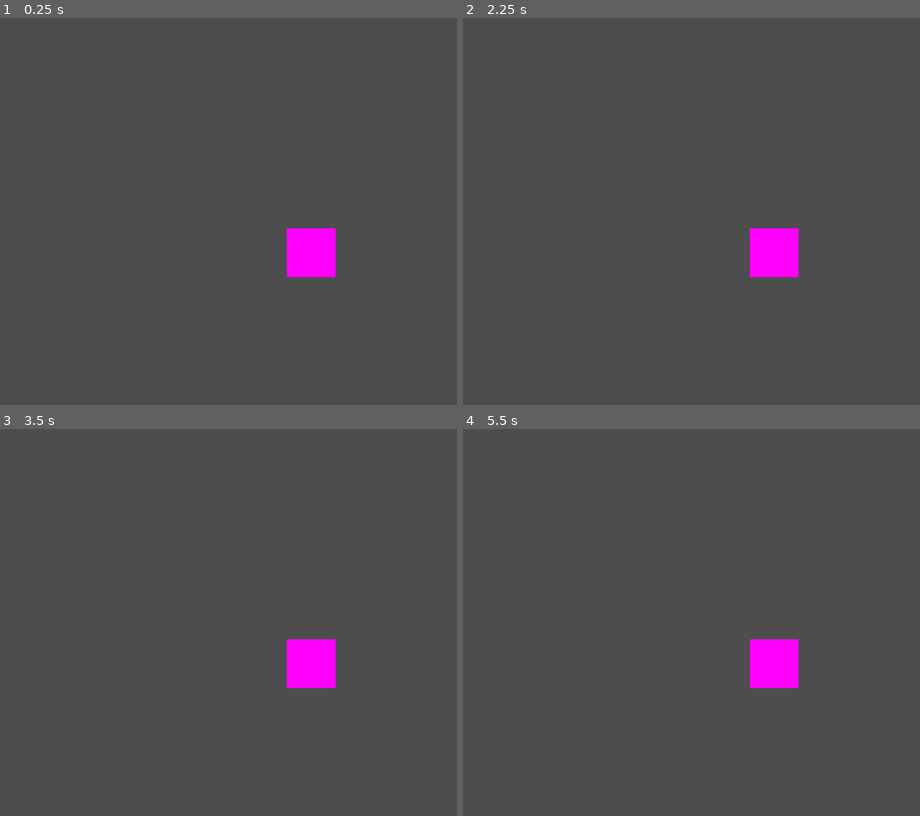
Above: before the commit, frames 1-4 (two rows, left to right).
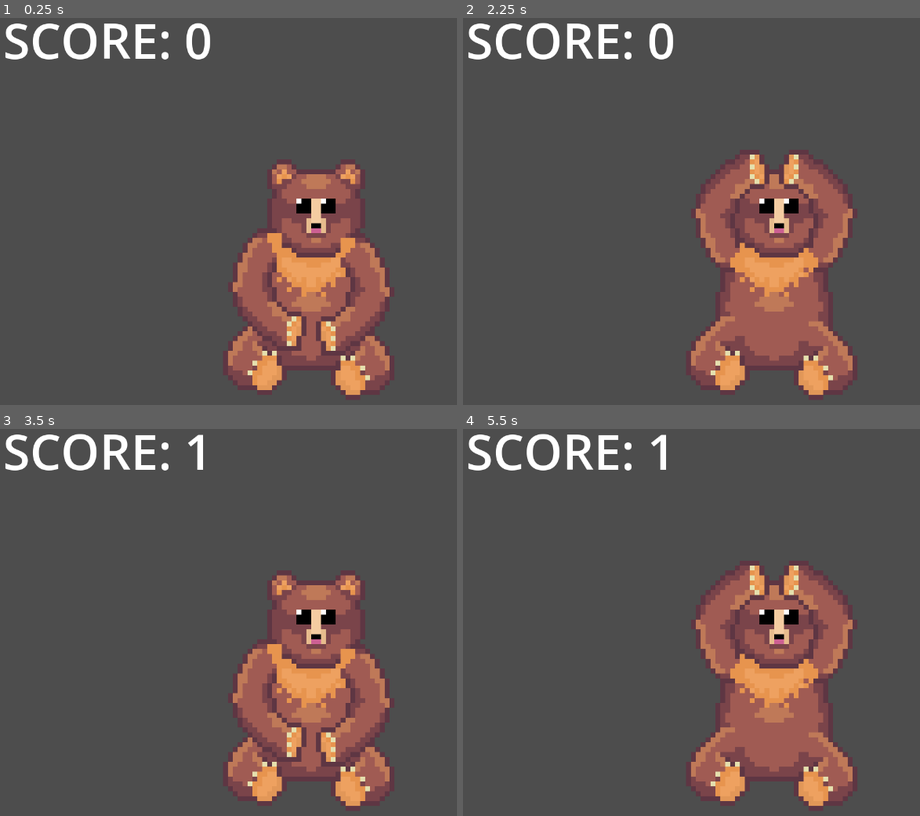
Above: after the commit, the same moments.

Repository: Sondrejk/first_day_at_the_dyrepark
Game: Godot game, scene res://DansMedBjørner/Scenes/DansMedBjørnen.tscn
The game is run twice, just before and just after one commit, with the same random seed, the same clock (stepped at 60 frames per second) and the same inputs. This scene is started directly instead of the project's main scene.
Inputs:
- Up to frame 1 (0.25 s): no input
- Up to frame 2 (2.25 s): tap Enter at 0.5, 2 s; hold D (right) 0.53-1.28 s; tap O at 0.6, 1.55, 2.1 s; tap I at 0.8, 1.35 s; tap Space at 1.25 s; hold S (down) 1.28-2.03 s; hold D (right) from 2.03 s (still down)
- Up to frame 3 (3.5 s): tap I at 2.3, 2.85 s; release D (right) at 2.78 s; hold W (up) from 2.78 s (still down); tap O at 3.05 s
- Up to frame 4 (5.5 s): release W (up) at 3.53 s; hold A (left) 3.53-5.03 s; tap O at 3.6, 4.55, 5.1 s; tap I at 3.8, 4.35, 5.3 s; tap Space at 4.25 s; hold S (down) from 5.03 s (still down)

The runs differ from the first frame. In frame 1, 16% of the frame differs, in the area x 1-86%, y 1-98%; in frame 2, 17%; in frame 3, 16%; in frame 4, 17%.

Commit message:
Finished MVP of DansMedBjørnene
There is now a bear that dances and a player that can dance after.
Game over is handled and also a score

Diff:
--- /dev/null
+++ b/First Day At The Dyrepark/DansMedBjørner/Scenes/DancingPlayer.gd
@@ -0,0 +1,33 @@
+extends Node2D
+
+@onready var bear = $"../DancingBear"	# Connection to the bear node to get the dance info
+@onready var game_manager = $".."
+var player_dance_moves : Array			# Growing array of the players dance moves
+
+func _process(_delta):
+	if game_manager.is_game_active:
+		# Appends the moves the player does to a list
+		if bear.player_turn:
+			if Input.is_action_just_pressed("up"):
+				player_dance_moves.append(bear.possible_dance_moves[0])
+				print(player_dance_moves)
+			if Input.is_action_just_pressed("down"):
+				player_dance_moves.append(bear.possible_dance_moves[1])
+				print(player_dance_moves)
+			if Input.is_action_just_pressed("left"):
+				player_dance_moves.append(bear.possible_dance_moves[2])
+				print(player_dance_moves)
+			if Input.is_action_just_pressed("right"):
+				player_dance_moves.append(bear.possible_dance_moves[3])
+				print(player_dance_moves)
+
+			# Conditions to check if fance is completed or if a wrong move is done
+			if player_dance_moves != []:
+				if player_dance_moves == bear.bear_dance_moves:
+					player_dance_moves = []
+					bear.player_turn = false
+					bear.add_random_dance_move()
+					game_manager.add_score(1)
+				elif player_dance_moves[-1] != bear.bear_dance_moves[len(player_dance_moves)-1]:
+					player_dance_moves = []
+					game_manager.game_over()
--- a/First Day At The Dyrepark/DansMedBjørner/Scenes/DansMedBjørnen.tscn
+++ b/First Day At The Dyrepark/DansMedBjørner/Scenes/DansMedBjørnen.tscn
@@ -1,17 +1,81 @@
-[gd_scene load_steps=4 format=3 uid="uid://2vskchnd50cw"]
+[gd_scene load_steps=8 format=3 uid="uid://2vskchnd50cw"]
 
 [ext_resource type="Script" path="res://DansMedBjørner/Scripts/DansMedBjørnenManager.gd" id="1_b04rf"]
 [ext_resource type="Script" path="res://DansMedBjørner/Scripts/DancingBear.gd" id="2_vs3ym"]
+[ext_resource type="Texture2D" uid="uid://cno2rs6tnn0rv" path="res://DansMedBjørner/Sprites/Bear_Dancing.png" id="2_xsbih"]
+[ext_resource type="Script" path="res://DansMedBjørner/Scenes/DancingPlayer.gd" id="3_p81bm"]
 
-[sub_resource type="PlaceholderTexture2D" id="PlaceholderTexture2D_1j7of"]
-size = Vector2(100, 100)
+[sub_resource type="LabelSettings" id="LabelSettings_lanfp"]
+font_size = 100
+
+[sub_resource type="LabelSettings" id="LabelSettings_8ykrf"]
+line_spacing = 0.0
+font_size = 100
+
+[sub_resource type="LabelSettings" id="LabelSettings_mfm4q"]
+line_spacing = 0.0
+font_size = 40
 
 [node name="DansMedBjørner" type="Node2D"]
 script = ExtResource("1_b04rf")
 dyrehage_scene = "res://Dyrepark/Scenes/Main.tscn"
 
 [node name="DancingBear" type="Sprite2D" parent="."]
-texture = SubResource("PlaceholderTexture2D_1j7of")
+scale = Vector2(10, 10)
+texture = ExtResource("2_xsbih")
+hframes = 5
 script = ExtResource("2_vs3ym")
 
+[node name="DancingPlayer" type="Node2D" parent="."]
+script = ExtResource("3_p81bm")
+
 [node name="Camera2D" type="Camera2D" parent="."]
+
+[node name="ScoreText" type="Label" parent="."]
+offset_left = -629.0
+offset_top = -502.0
+offset_right = -202.0
+offset_bottom = -362.0
+text = "SCORE: 0"
+label_settings = SubResource("LabelSettings_lanfp")
+metadata/_edit_use_anchors_ = true
+
+[node name="GameOverScreen" type="VBoxContainer" parent="."]
+visible = false
+anchors_preset = 8
+anchor_left = 0.5
+anchor_top = 0.5
+anchor_right = 0.5
+anchor_bottom = 0.5
+offset_left = -287.0
+offset_top = -150.5
+offset_right = 287.0
+offset_bottom = 150.5
+grow_horizontal = 2
+grow_vertical = 2
+
+[node name="GameOverText" type="Label" parent="GameOverScreen"]
+layout_mode = 2
+text = "GAME OVER"
+label_settings = SubResource("LabelSettings_8ykrf")
+
+[node name="GameOverScoreText" type="Label" parent="GameOverScreen"]
+layout_mode = 2
+text = "SCORE: 0"
+label_settings = SubResource("LabelSettings_mfm4q")
+horizontal_alignment = 1
+
+[node name="RestartGame" type="Button" parent="GameOverScreen"]
+layout_mode = 2
+text = "Spill Igjen"
+
+[node name="QuitToDyrehage" type="Button" parent="GameOverScreen"]
+layout_mode = 2
+text = "Til Dyrehagen"
+
+[node name="QuitToMenu" type="Button" parent="GameOverScreen"]
+layout_mode = 2
+text = "Til Hovedmenyen"
+
+[connection signal="button_down" from="GameOverScreen/RestartGame" to="." method="_on_restart_game_button_down"]
+[connection signal="button_down" from="GameOverScreen/QuitToDyrehage" to="." method="_on_quit_to_dyrehage_button_down"]
--- a/First Day At The Dyrepark/DansMedBjørner/Scripts/DancingBear.gd
+++ b/First Day At The Dyrepark/DansMedBjørner/Scripts/DancingBear.gd
@@ -1,13 +1,19 @@
 extends Sprite2D
 
-var possible_dance_moves : Array = ["Left", "Right", "Up", "Down"]		# Constant array of the possible moves to be added to the dance
-var start_position : Vector2 = Vector2(0, 0)							# Starting position
-var bear_dance_moves : Array				# Growing array that decides the moves in the dance
-var executed_moves : int = 0				# The number of moves in the current dance done
-var idle_next_move : bool = false			# Decides if the next move should be idle
-var time_between_moves : float = 0.25		# Time between each move
-var time_between_dances : float = 1.0		# Time between each dance
-var timer : float = time_between_dances		# Timer that enables the loop in the process function
+# Nodes
+@onready var game_manager = $".."
+
+# Variables
+@export var possible_dance_moves : Array = ["Up", "Down", "Left", "Right"]		# Constant array of the possible moves to be added to the dance
+@export var bear_dance_moves : Array			# Growing array that decides the moves in the dance
+@export var player_turn : bool = false			# Decides if the player should get input
+var start_position : Vector2 = Vector2(0, 0)	# Starting position
+var number_of_executed_moves : int = 0			# The number of moves in the current dance done
+var idle_next_move : bool = false				# Decides if the next move should be idle
+var time_between_moves : float = 0.5			# Time between each move
+var time_between_dances : float = 2.0			# Time between each dance
+var timer : float = time_between_dances			# Timer that enables the loop in the process function
+
 
 # Function to append a random dance move from the possible ones to the bear dance move list
 func add_random_dance_move():
@@ -15,36 +21,39 @@
 
 # Executes a certain move given a list and number
 func execute_move(list_of_moves, num):
-	if list_of_moves[num-1] == "Up":
-		position.y -= 30
-	if list_of_moves[num-1] == "Down":
-		position.y += 30
-	if list_of_moves[num-1] == "Left":
-		position.x -= 30
-	if list_of_moves[num-1] == "Right":
-		position.x += 30
+	if list_of_moves[num-1] == possible_dance_moves[0]:
+		frame = 4
+	if list_of_moves[num-1] == possible_dance_moves[1]:
+		frame = 1
+	if list_of_moves[num-1] == possible_dance_moves[2]:
+		frame = 3
+	if list_of_moves[num-1] == possible_dance_moves[3]:
+		frame = 2
 
 func _ready():
 	add_random_dance_move()
 
 func _process(delta):
-	# Timer for executing moves every second
-	timer -=delta
-	if timer <= 0:
-		# Resetting after a dance is finished and adds another move to the list
-		if executed_moves == len(bear_dance_moves):
-			position = start_position
-			timer = time_between_dances
-			executed_moves = 0
-			add_random_dance_move()
-		# Idles for a second before the next move
-		elif idle_next_move:
-			position = start_position
-			idle_next_move = false
-			timer = time_between_moves
-		# Executes the next danve move in the list
-		else:
-			execute_move(bear_dance_moves, executed_moves+1)
-			executed_moves += 1
-			idle_next_move = true
-			timer = time_between_moves
+	if game_manager.is_game_active:
+		if not player_turn:
+			# Timer for executing moves every second
+			timer -=delta
+
+			if timer <= 0:
+				# Resetting after a dance is finished and adds another move to the list
+				if number_of_executed_moves == len(bear_dance_moves):
+					frame = 0
+					timer = time_between_dances
+					number_of_executed_moves = 0
+					player_turn = true
+				# Idles for a second before the next move
+				elif idle_next_move:
+					frame = 0
+					idle_next_move = false
+					timer = time_between_moves
+				# Executes the next dance move in the list
+				else:
+					execute_move(bear_dance_moves, number_of_executed_moves+1)
+					number_of_executed_moves += 1
+					idle_next_move = true
+					timer = time_between_moves
--- a/First Day At The Dyrepark/DansMedBjørner/Scripts/DansMedBjørnenManager.gd
+++ b/First Day At The Dyrepark/DansMedBjørner/Scripts/DansMedBjørnenManager.gd
@@ -3,8 +3,32 @@
 # References to files
 @export_file("*.tscn") var dyrehage_scene
 
+# Nodes
+@onready var game_over_screen_node : VBoxContainer = $GameOverScreen
+@onready var score_node : Label = $ScoreText
+@onready var game_over_score_node : Label = $GameOverScreen/GameOverScoreText
+@onready var bear : Sprite2D = $DancingBear
+@onready var player : Node2D = $DancingPlayer
+
+# Variables
+var is_game_active : bool = true
+var score : int = 0
+
+func add_score(amount):
+	score += amount
+	score_node.text = str("SCORE: ", score)
+
+func game_over():
+	is_game_active = false
+	bear.hide()
+	player.hide()
+	score_node.hide()
+	game_over_score_node.text = score_node.text
+	game_over_screen_node.show()
+
+# Game over menu buttons
+func _on_restart_game_button_down():
+	get_tree().reload_current_scene()
+
 func _on_quit_to_dyrehage_button_down():
 	get_tree().change_scene_to_file(dyrehage_scene)
-
-func _on_restart_game_button_down():
-	get_tree().reload_current_scene()
--- a/First Day At The Dyrepark/Dyrepark/Scenes/Main.tscn
+++ b/First Day At The Dyrepark/Dyrepark/Scenes/Main.tscn
@@ -15,7 +15,6 @@
 
 [node name="DansMedBjørnenTrigger" parent="." instance=ExtResource("2_62uxn")]
 position = Vector2(122, 96)
-minigame_scene = "res://DansMedBjørner/DansMedBjørnen.tscn"
 
 [node name="ReddRudolfTrigger" parent="." instance=ExtResource("2_62uxn")]
 position = Vector2(122, 188)
Binary file added: First Day At The Dyrepark/DansMedBjørner/Sprites/Bear_Dancing.png
Not shown, added: First Day At The Dyrepark/DansMedBjørner/Sprites/Bear_Dancing.png.import
